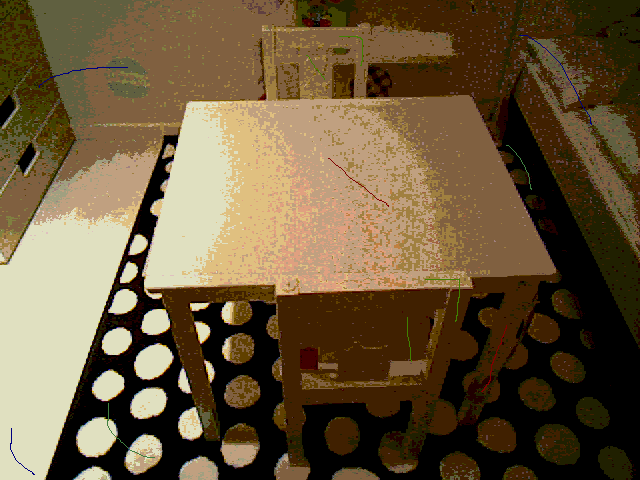
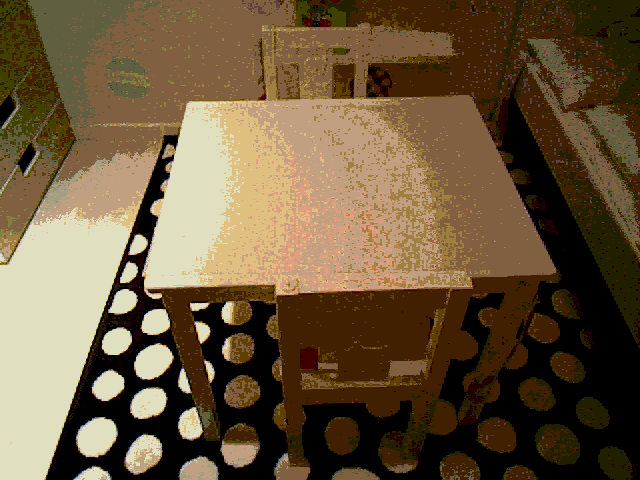
The second 640 × 480 image is a revision of the first. Changes to its layers:
removed layer "Layer #1" over [10, 35, 592, 475]
